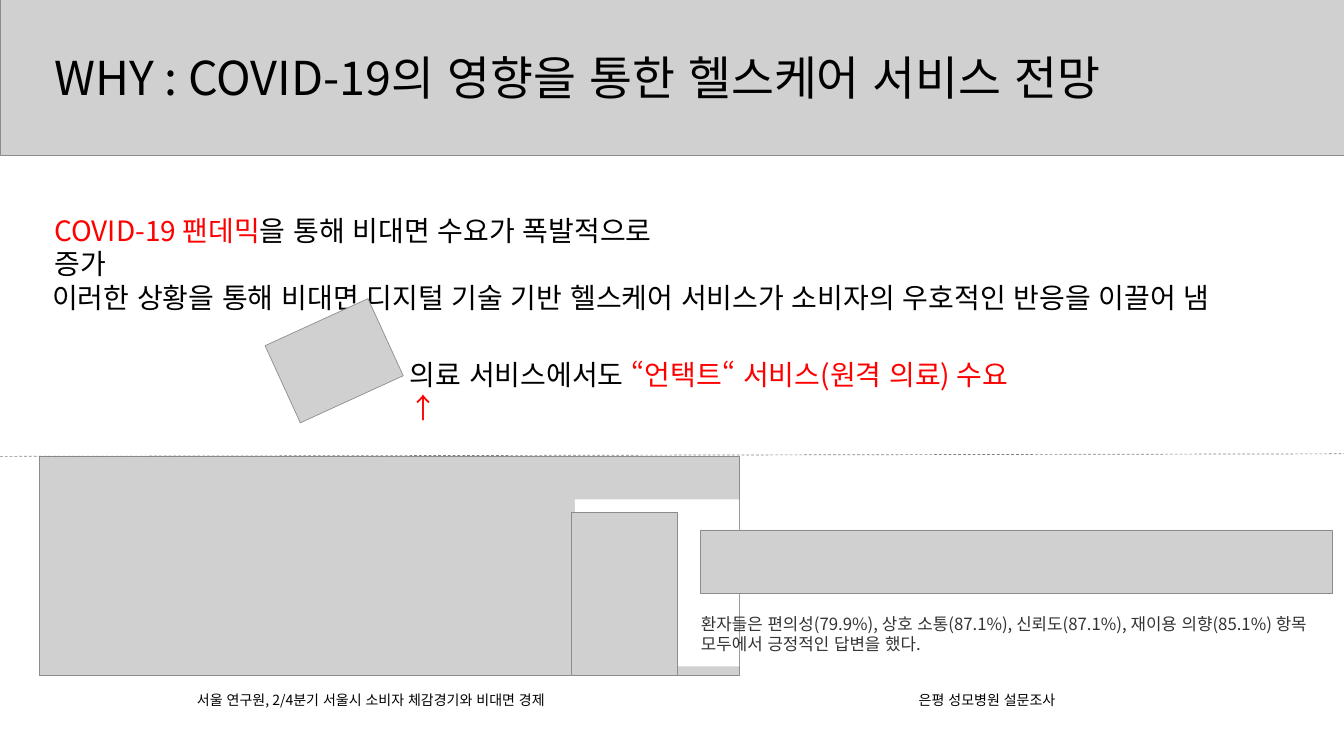
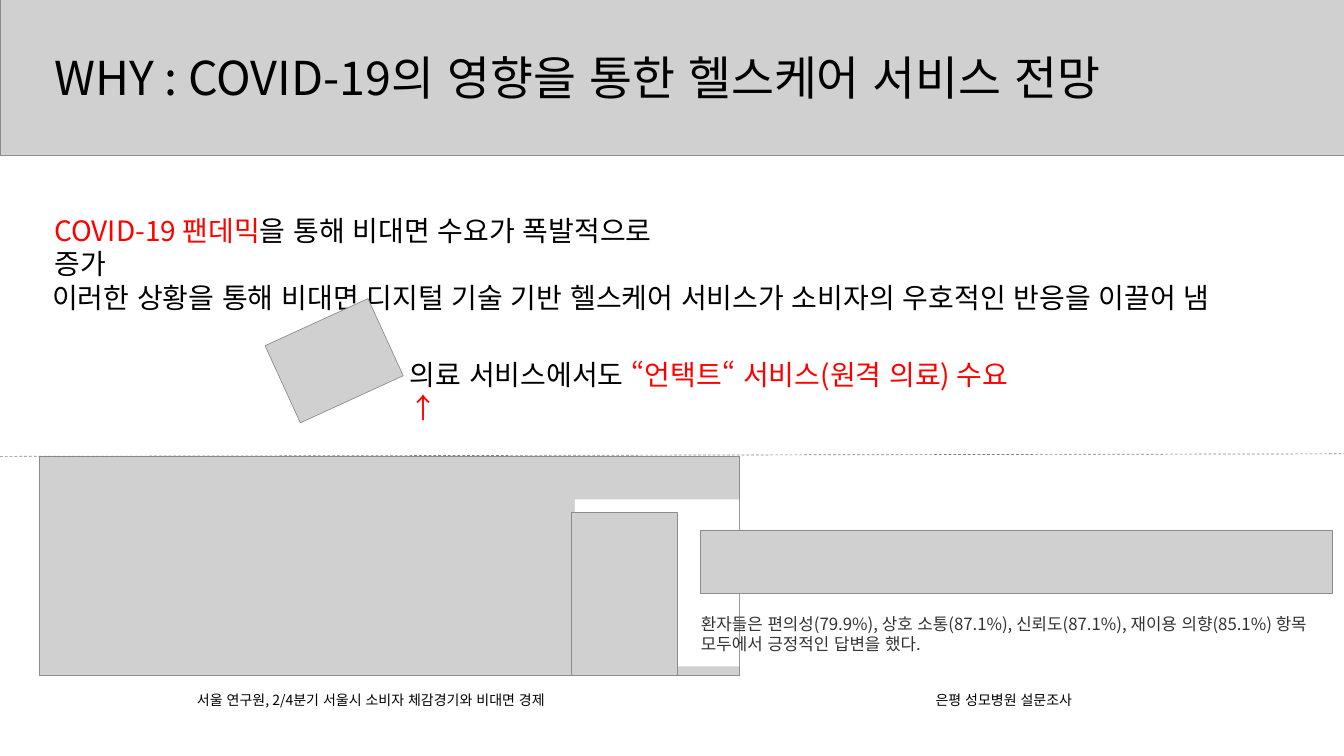
Before and after one commit to zdlghtjdz/codingtest, a slide deck: slide 2 of 공채관련_자료/농심 NDS/NDS 임원 면접 초안2.pptx. Drawn at 1344x756 pixels with LibreOffice and Linux fonts; fonts in the diff are those of the drawing; grey boxes stand for pictures. Boxes give left, top, right and bottom in pixels: in the first picture for what was removed or moved away, otherwise in the second. Text is boxed around its words. In the diff, an @@ line names an element or a change of style, - is before the commit and + after.

```diff
--- a/공채관련_자료/농심 NDS/NDS 임원 면접 초안2.pptx
+++ b/공채관련_자료/농심 NDS/NDS 임원 면접 초안2.pptx
@@ text "은평 성모병원 설문조사": place and size @@
-text "은평 성모병원 설문조사" at [919, 693, 1055, 706]
+text "은평 성모병원 설문조사" at [936, 693, 1072, 706]
```
Also in this commit, not shown: 1 other file.
